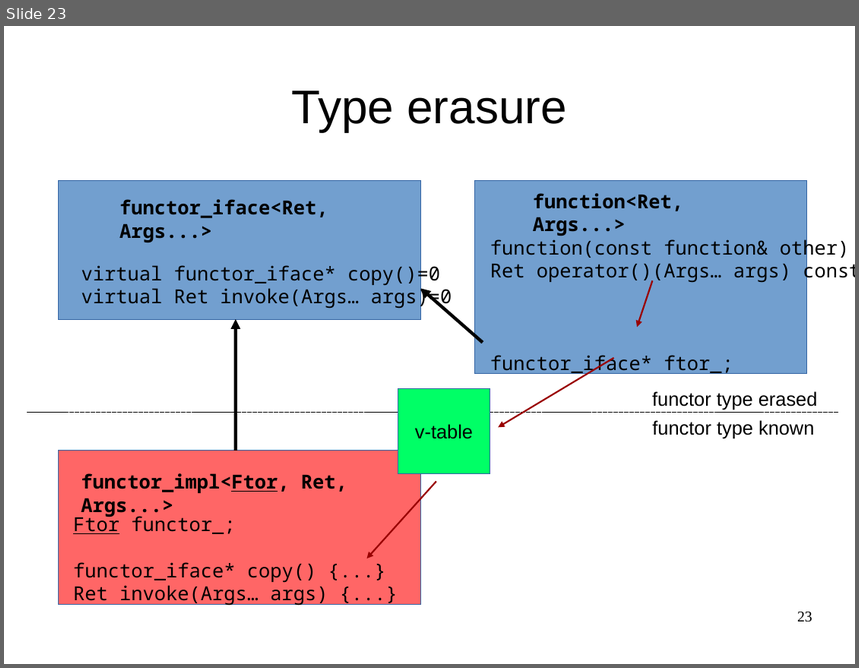
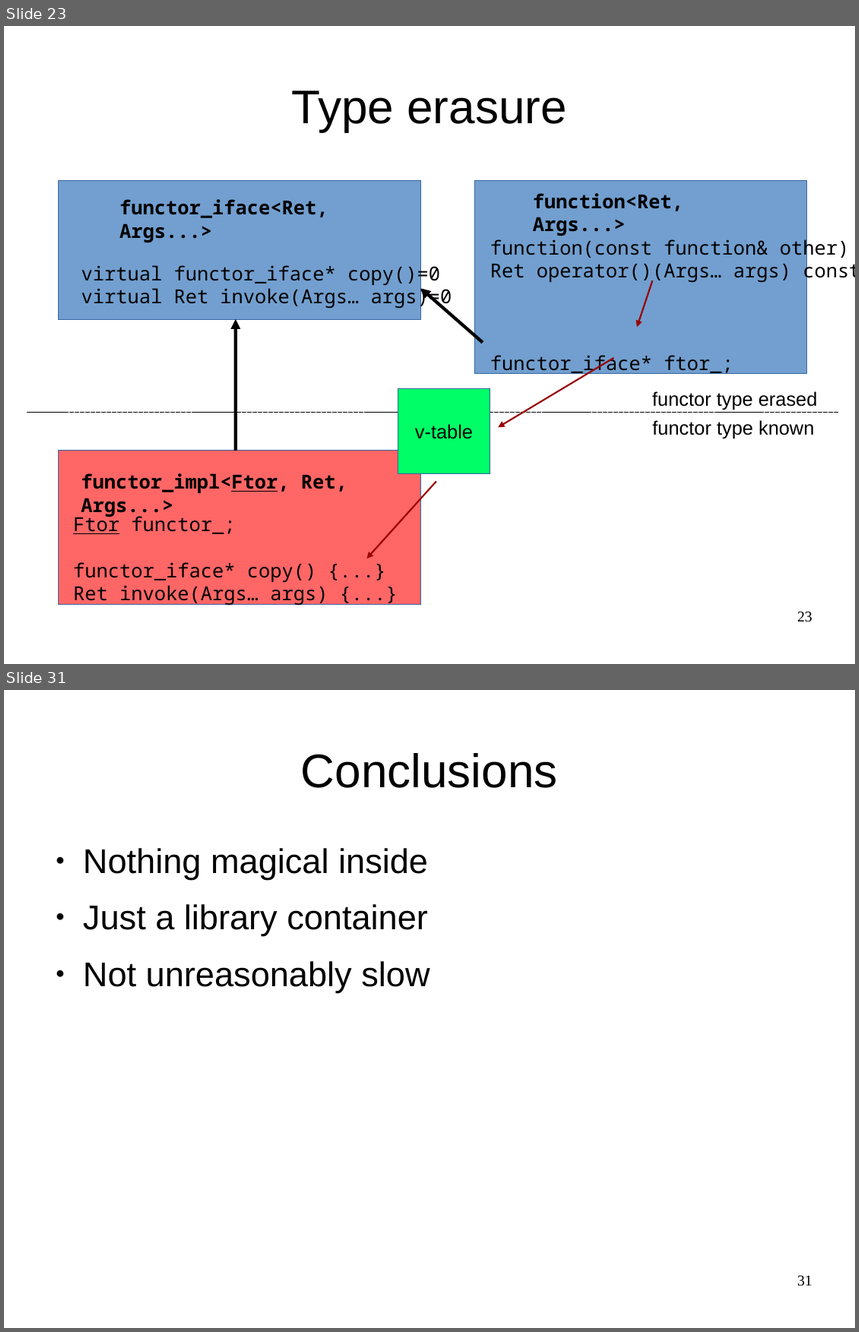
Before and after one commit to maciekgajewski/demystifying_std_function, a slide deck: demystifying-std-function.odp. Shown one above the other, each under a label of ours: slide 23 before the commit, slides 23 and 31 after it; the slides between them are not shown. The pictures are 859x668 and 859x1332 pixels, drawn with LibreOffice and Linux fonts; fonts in the diff are those of the drawing. Boxes give left, top, right and bottom in pixels: in the first picture for what was removed or moved away, otherwise in the second. Text is boxed around its words. In the diff, an @@ line names an element or a change of style, - is before the commit and + after.

```diff
--- a/demystifying-std-function.odp
+++ b/demystifying-std-function.odp
@@ slide 31 added at (4,690,855,1328), background #FFFFFF @@
@@ title added at (301,753,558,788), 44 pt, text #000000 @@
+Conclusions
@@ text added at (83,848,430,992), 32 pt, text #000000 @@
+● Nothing magical inside
+● Just a library container
+● Not unreasonably slow
@@ page number added at (797,1276,813,1287), 14 pt, text #000000 @@
+31
```
Also in this commit, not shown: 1 slide changed, 8 other slides added.
